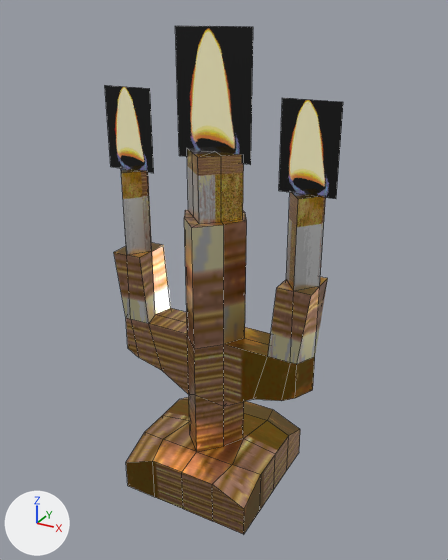
One commit to the FBX model Assets/Prefab/LEVEL/RawObjects/candle.fbx: the scene before it, then after it.
Both versions are drawn from a 50 mm lens placed at (0.237, -0.417, 0.393), pointed at (0.006, 0.005, 0.182). Arrows for +X, +Y and +Z are at lower left; the lights stay in place. The older version comes first. Mesh edges are drawn as thin lines. Where no turn or scale is listed for an object, it has been applied to the vertices.

Before the edit, the objects in view are built like this:
```python
me_cube_033 = bpy.data.meshes.new('Cube.033')
me_cube_033.from_pydata(...)  # 164 vertices, 159 faces; spans x -0.102..0.1, y -0.061..0.061, z -0.021..0.381
# faces by material slot: [156, 3]
me_cube_033.materials.append(mat_candle)  # picture img_candle_png
me_cube_033.materials.append(mat_candle_fire)  # picture img_candle_fire_png
ob_candle = bpy.data.objects.new('candle', me_cube_033)
ob_candle.location = (0.0, 0.0, 0.0)
```
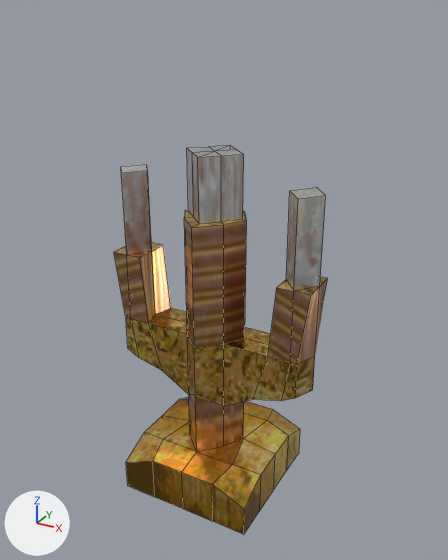
The newer file is also rescaled (x2.0) as a whole; pictures and numbers use the older file's frame.

Where the change shows, as pixel boxes (x1, y1, x2, y2) in the pictures (448 x 560 px):
'candle', reshaped (10% narrower, 23% shorter)
    before: (105, 26, 343, 534)
    after: (114, 145, 328, 534)
part 1 of me_cube_033, deleted
    before: (175, 26, 253, 165)
part 2 of me_cube_033, deleted
    before: (105, 85, 154, 173)
part 3 of me_cube_033, deleted
    before: (279, 98, 343, 199)
part 4 of me_cube_033, surface changed
    both: (114, 148, 328, 534)

The change, as a diff of the scene's bpy script:
```diff
--- a/Assets/Prefab/LEVEL/RawObjects/candle.fbx.py
+++ b/Assets/Prefab/LEVEL/RawObjects/candle.fbx.py
@@ me_cube_033 @@
 # used by ob_candle; location = (0.0, 0.0, 0.0)
-me_cube_033.from_pydata(...)  # 164 vertices, 159 faces; spans x -0.102..0.1, y -0.061..0.061, z -0.021..0.381
+me_cube_033.from_pydata(...)  # 152 vertices, 156 faces; spans x -0.092..0.092, y -0.061..0.061, z -0.021..0.291
+# me_cube_033 part 1: the loose piece of 4 vertices spanning x -0.032..0.032, y -0.001, z 0.285..0.381 is deleted
+# me_cube_033 part 2: the loose piece of 4 vertices spanning x -0.102..-0.057, y -0.001, z 0.267..0.335 is deleted
+# me_cube_033 part 3: the loose piece of 4 vertices spanning x 0.056..0.1, y -0.001, z 0.267..0.335 is deleted
+# me_cube_033 part 4: 156 kept faces spanning x -0.092..0.092, y -0.061..0.061, z -0.021..0.291 get new texture (UV) coordinates
 me_cube_033.materials.append(mat_candle)
-me_cube_033.materials.append(mat_candle_fire)  # picture img_candle_fire_png
```
